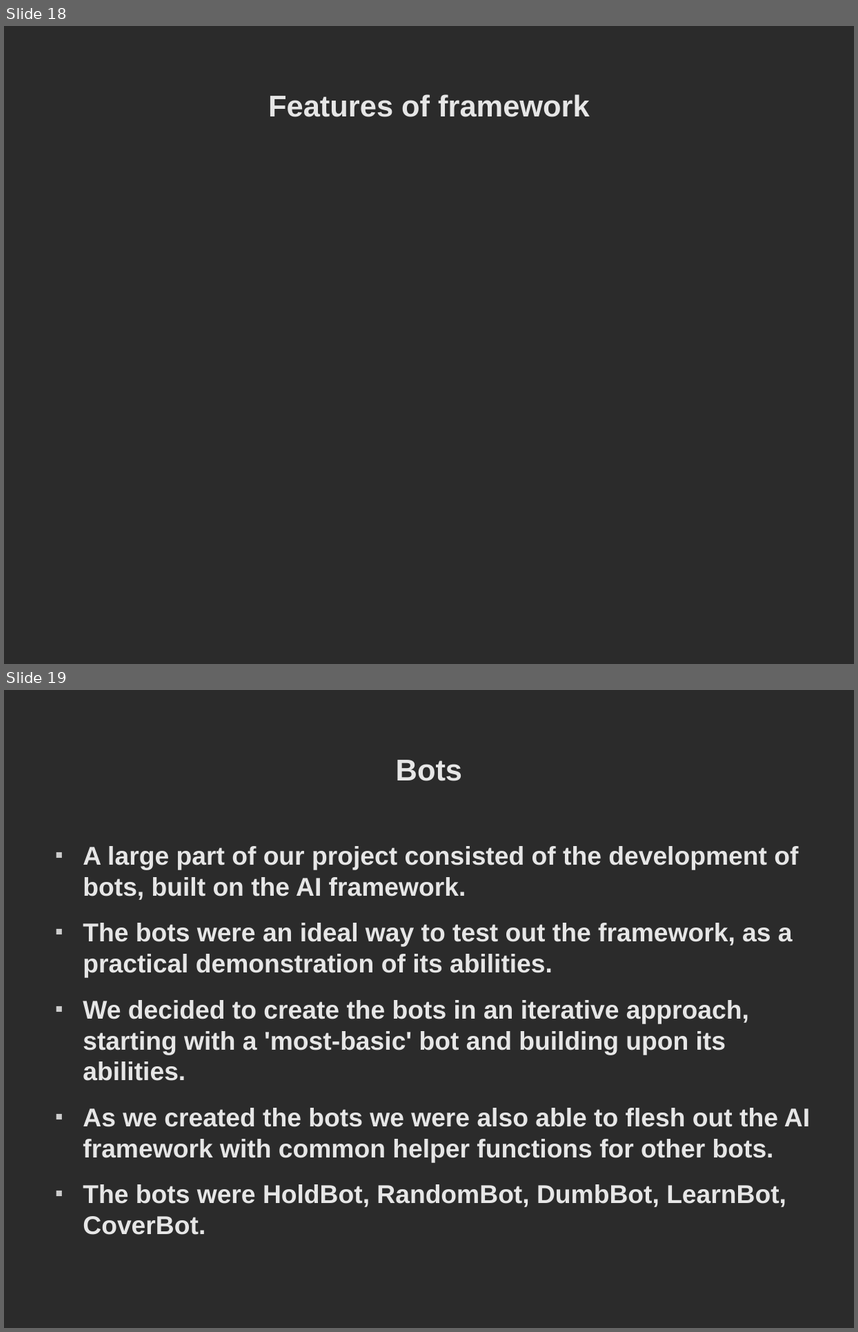
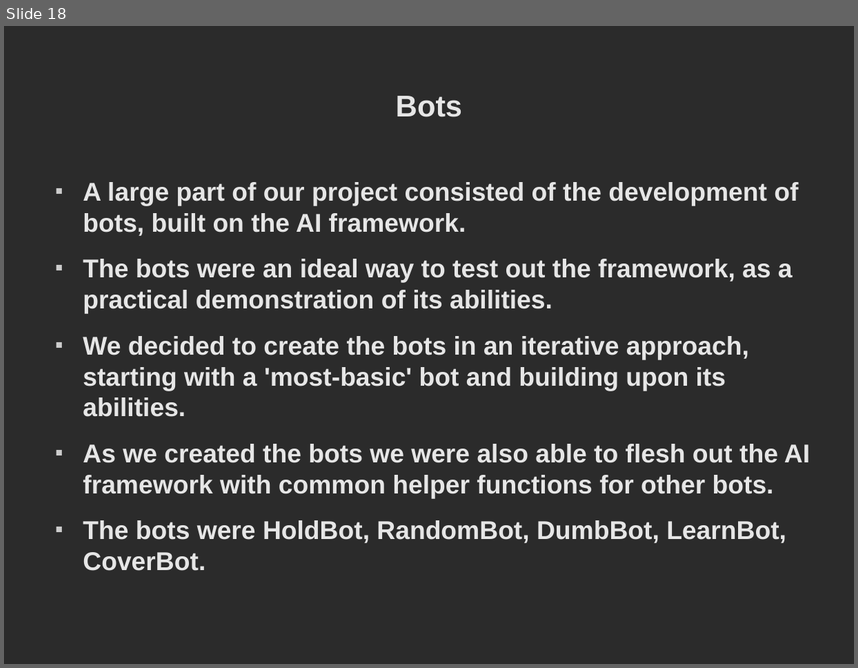
Before and after one commit to deltaluca/flappy, a slide deck: Presentation/ProjectDemonstration.odp. Shown one above the other, each under a label of ours: slides 18 and 19 before the commit, slide 18 after it. The pictures are 858x1332 and 858x668 pixels, drawn with LibreOffice and Linux fonts; fonts in the diff are those of the drawing; background and template pictures are left out; a plain dark background stands for a picture behind light text. Boxes give left, top, right and bottom in pixels: in the first picture for what was removed or moved away, otherwise in the second. Text is boxed around its words. In the diff, an @@ line names an element or a change of style, - is before the commit and + after.

```diff
--- a/Presentation/ProjectDemonstration.odp
+++ b/Presentation/ProjectDemonstration.odp
@@ slide 18 removed at (4,26,854,664), background picture (left out) @@
@@ title removed at (268,94,590,117) @@
-Features of framework
@@ what was slide 19 is now slide 18 @@
```
Also in this commit, not shown: 1 slide changed, 1 slide added, 1 other slide removed.
